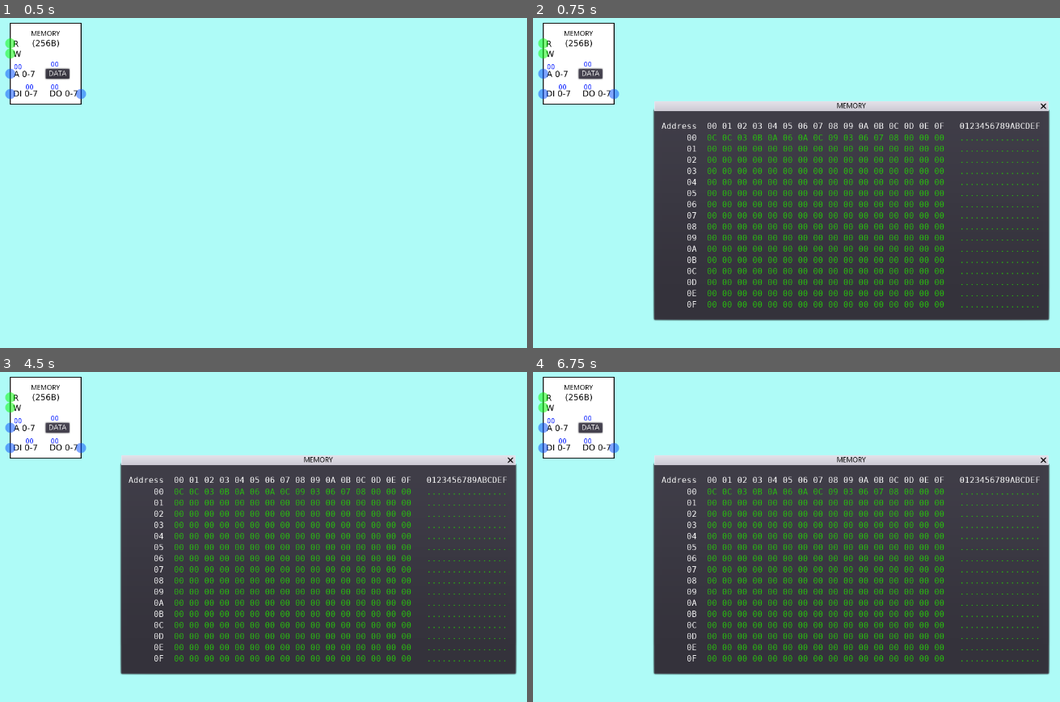
Above: before the commit, frames 1-4 (two rows, left to right).
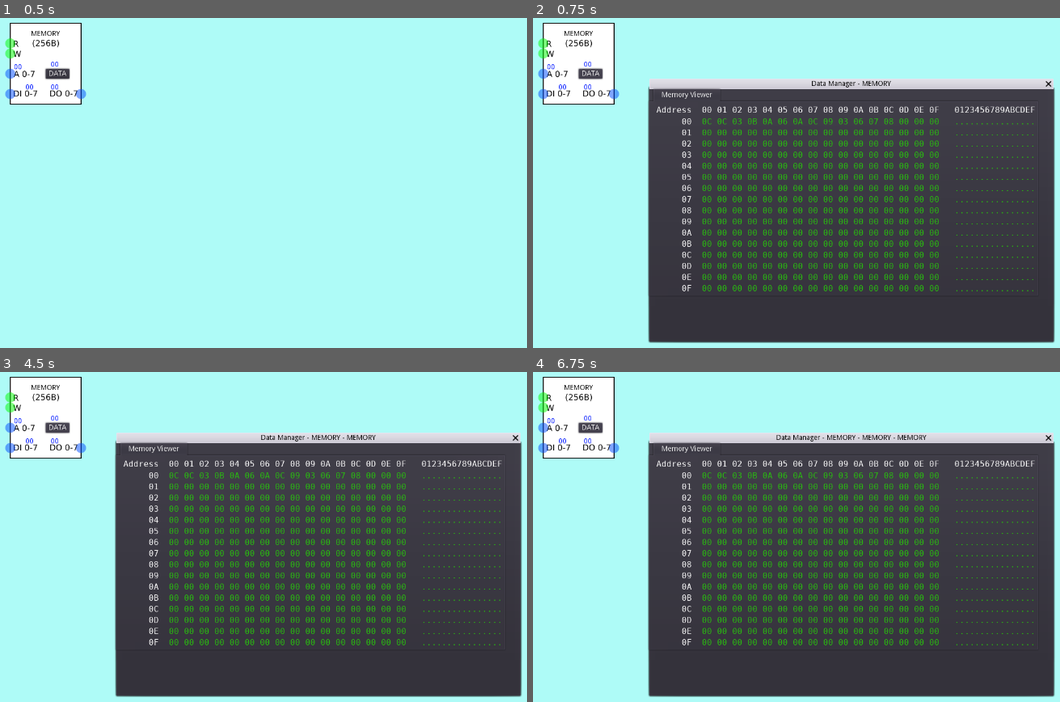
Above: after the commit, the same moments.

Repository: andrew-wilkes/digital-logic
Game: Godot game, scene res://parts/blocks/Memory.tscn
Same seed, same stepped clock (60 frames per second), same inputs: the game is played once before the commit and once after it. This scene is started directly instead of the project's main scene.
Inputs:
- Up to frame 1 (0.5 s): no input
- Up to frame 2 (0.75 s): click "DATA" at 0.5 s
- Up to frame 3 (4.5 s): click "MEMORY" at 1.25 s; click "OK" at 2 s; click "MEMORY" at 2.75 s; click "OK" at 3.5 s; click "DATA" at 4.25 s
- Up to frame 4 (6.75 s): click "MEMORY" at 5 s; click "OK" at 5.75 s; click "DATA" at 6.5 s

Frame 1 is identical in both runs. In frame 2, 26% of the frame differs, in the area x 21-100%, y 18-99%; in frame 3, 26%; in frame 4, 26%.

Commit message:
Add data manager panel

Diff:
--- a/game/g.gd
+++ b/game/g.gd
@@ -27,6 +27,7 @@
 		[]
 	]
 }
+var mem = []
 
 
 func _ready():
--- /dev/null
+++ b/game/panels/DataManager.gd
@@ -0,0 +1,16 @@
+extends WindowDialog
+
+var testing = false
+
+func _ready():
+	$Tabs.set_tab_title(0, "Memory Viewer")
+	if get_parent().name == "root":
+		testing = true
+		open([])
+
+func open(data: Array, title = ""):
+	g.mem = data
+	if title != "":
+		window_title += " - " + title
+	call_deferred("popup_centered")
+	$Tabs/MV.start(testing)
--- /dev/null
+++ b/game/panels/DataManager.tscn
@@ -0,0 +1,28 @@
+[gd_scene load_steps=3 format=2]
+
+[ext_resource path="res://panels/DataManager.gd" type="Script" id=1]
+[ext_resource path="res://panels/MemoryViewer.tscn" type="PackedScene" id=2]
+
+[node name="DataManager" type="WindowDialog"]
+anchor_right = 1.0
+anchor_bottom = 1.0
+margin_right = -480.0
+margin_bottom = -300.0
+window_title = "Data Manager"
+script = ExtResource( 1 )
+__meta__ = {
+"_edit_use_anchors_": false
+}
+
+[node name="Tabs" type="TabContainer" parent="."]
+margin_right = 8.0
+margin_bottom = 36.0
+tab_align = 0
+
+[node name="MV" parent="Tabs" instance=ExtResource( 2 )]
+anchor_right = 1.0
+anchor_bottom = 1.0
+margin_left = 4.0
+margin_top = 32.0
+margin_right = -4.0
+margin_bottom = -4.0
--- a/game/panels/MemoryViewer.gd
+++ b/game/panels/MemoryViewer.gd
@@ -1,29 +1,27 @@
-extends WindowDialog
+extends Control
 
 const CHR_SIZE = Vector2(10, 22)
 
 var draw_chrs = false
 var m_font = preload("res://assets/fonts/mono-font.tres")
-var mem = []
 var font_col
 var testing = false
 
 func _ready():
 	if get_parent().name == "root":
-		testing = true
-		open(mem)
+		start(true)
 
 
-func open(data, title = "Memory Viewer"):
-	window_title = title
-	mem = data
+func start(_test = false):
+	testing = _test
+	if testing:
+		set_rand_data()
 	font_col = $HBox/VBox2/Hex.get("custom_colors/font_color")
 	find_node("Sidebar").text = get_str_range("\n")
 	find_node("Header2").text = get_str_range()
 	find_node("Header3").text = get_str_range("", "%X")
 	draw_chrs = true
 	update_data()
-	call_deferred("popup_centered")
 	$Timer.start()
 
 
@@ -35,19 +33,19 @@
 
 
 func set_rand_data():
-	mem.clear()
+	g.mem.clear()
 	for i in 256:
 		var v = randi() % 0xff
-		mem.append(v)
+		g.mem.append(v)
 
 
 func _draw():
 	if draw_chrs:
 		var c_pos
-		var c_origin = $HBox/VBox3.rect_position + Vector2(4, 58)
+		var c_origin = $HBox/VBox3.rect_position + Vector2(0, 38)
 		var x = 0
 		var y = 0
-		for n in mem:
+		for n in g.mem:
 			c_pos = c_origin + Vector2(x * CHR_SIZE.x, y * CHR_SIZE.y)
 			var ch = "." if n < 32 else char(n)
 			# warning-ignore:return_value_discarded
@@ -63,7 +61,7 @@
 	for i in n:
 		var v = i
 		if from_mem:
-			v = mem[i]
+			v = g.mem[i]
 		sr.append(_fmt % v)
 	return sr.join(_chr)
 
--- a/game/panels/MemoryViewer.tscn
+++ b/game/panels/MemoryViewer.tscn
@@ -3,18 +3,17 @@
 [ext_resource path="res://assets/fonts/mono-font.tres" type="DynamicFont" id=1]
 [ext_resource path="res://panels/MemoryViewer.gd" type="Script" id=2]
 
-[node name="MemoryViewer" type="WindowDialog"]
+[node name="MemoryViewer" type="MarginContainer"]
 margin_right = 780.0
 margin_bottom = 412.0
 script = ExtResource( 2 )
+__meta__ = {
+"_edit_use_anchors_": false
+}
 
 [node name="HBox" type="HBoxContainer" parent="."]
-anchor_right = 1.0
-anchor_bottom = 1.0
-margin_left = 4.0
-margin_top = 20.0
-margin_right = -4.0
-margin_bottom = -4.0
+margin_right = 780.0
+margin_bottom = 412.0
 size_flags_horizontal = 3
 custom_constants/separation = 20
 __meta__ = {
@@ -23,7 +22,7 @@
 
 [node name="VBox1" type="VBoxContainer" parent="HBox"]
 margin_right = 80.0
-margin_bottom = 388.0
+margin_bottom = 412.0
 rect_min_size = Vector2( 80, 0 )
 __meta__ = {
 "_edit_use_anchors_": false
@@ -49,7 +48,7 @@
 [node name="VBox2" type="VBoxContainer" parent="HBox"]
 margin_left = 100.0
 margin_right = 580.0
-margin_bottom = 388.0
+margin_bottom = 412.0
 rect_min_size = Vector2( 480, 0 )
 
 [node name="Header2" type="Label" parent="HBox/VBox2"]
@@ -71,7 +70,7 @@
 [node name="VBox3" type="VBoxContainer" parent="HBox"]
 margin_left = 600.0
 margin_right = 760.0
-margin_bottom = 388.0
+margin_bottom = 412.0
 rect_min_size = Vector2( 160, 0 )
 
 [node name="Header3" type="Label" parent="HBox/VBox3"]
--- a/game/parts/blocks/Memory.gd
+++ b/game/parts/blocks/Memory.gd
@@ -1,8 +1,8 @@
 extends Part
 
-var mem = []
 export var memory_size = 256
 export var title = ""
+export var mem = []
 
 enum { R, W, A, DI }
 enum { DO }
@@ -42,4 +42,4 @@
 
 
 func _on_ViewData_button_down():
-	$c/Viewer.open(mem, title)
+	$c/DataManager.open(mem, title)
--- a/game/parts/blocks/Memory.tscn
+++ b/game/parts/blocks/Memory.tscn
@@ -4,7 +4,7 @@
 [ext_resource path="res://parts/blocks/Memory.gd" type="Script" id=2]
 [ext_resource path="res://assets/blocks.png" type="Texture" id=3]
 [ext_resource path="res://panels/EditableLabel.tscn" type="PackedScene" id=4]
-[ext_resource path="res://panels/MemoryViewer.tscn" type="PackedScene" id=5]
+[ext_resource path="res://panels/DataManager.tscn" type="PackedScene" id=5]
 
 [sub_resource type="RectangleShape2D" id=1]
 extents = Vector2( 50, 40 )
@@ -114,9 +114,5 @@
 
 [node name="c" type="CanvasLayer" parent="."]
 
-[node name="Viewer" parent="c" instance=ExtResource( 5 )]
-margin_left = 110.0
-margin_top = 30.0
-margin_right = 890.0
-margin_bottom = 442.0
+[node name="DataManager" parent="c" instance=ExtResource( 5 )]
 [connection signal="button_down" from="ViewData" to="." method="_on_ViewData_button_down"]
